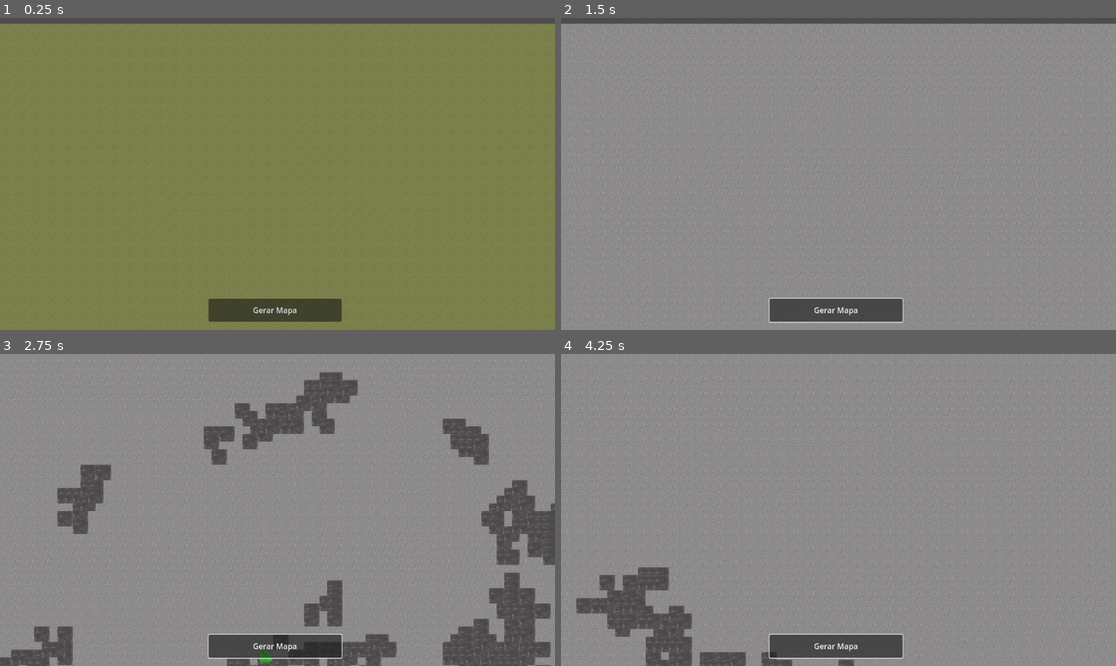
Above: before the commit, frames 1-4 (two rows, left to right).
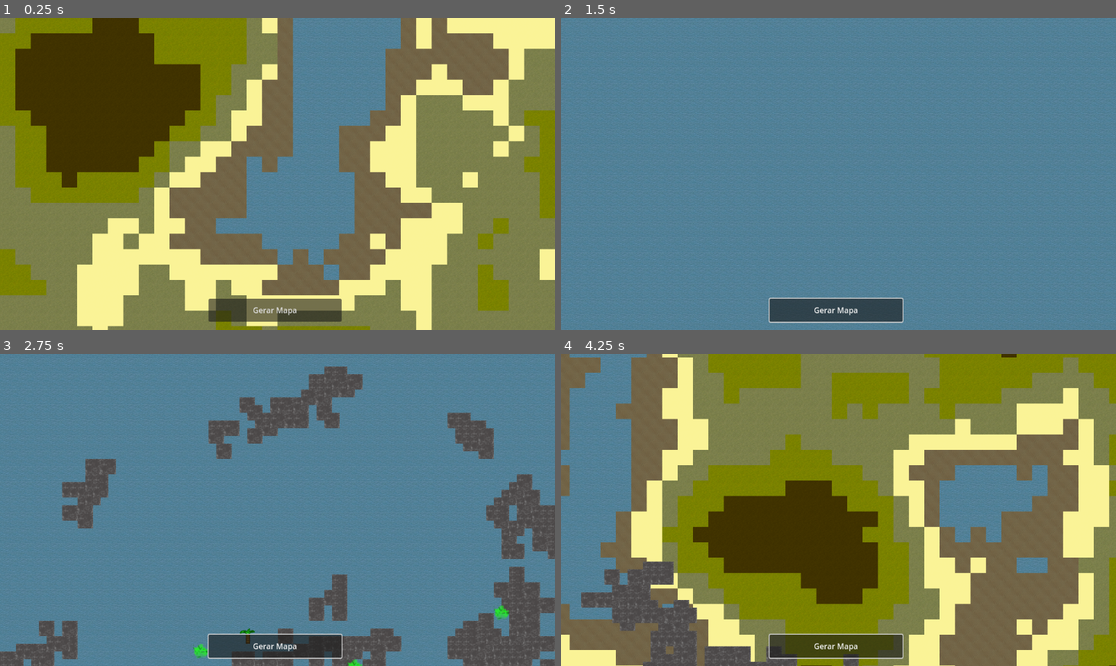
Above: after the commit, the same moments.

Repository: welltonsoaress/Project-RimWorld
Game: Godot game, scene res://Main.tscn
Two runs of this game, one before a commit and one after it. Both use one fixed random seed, a clock stepped at 60 frames per second and the inputs below.
Inputs (mouse positions are in pixels of both pictures, inside the frame that each line leads up to):
- Up to frame 1 (0.25 s): no input
- Up to frame 2 (1.5 s): click "Gerar Mapa" at 0.5 s; tap Enter (ui_accept) at 1.25 s; move the mouse to (960, 158) at 1.27 s; hold Right (ui_right) from 1.28 s (still down); hold Space (ui_select) from 1.28 s (still down); click (960, 158) at 1.42 s
- Up to frame 3 (2.75 s): tap Enter (ui_accept) at 1.52, 1.55, 1.82, 2.1, 2.27, 2.57 s; move the mouse to (166, 525) at 2.02 s; release Right (ui_right) at 2.03 s; release Space (ui_select) at 2.03 s; hold Down (ui_down) from 2.03 s (still down); tap Space (ui_select) at 2.3 s
- Up to frame 4 (4.25 s): move the mouse to (894, 441) at 2.77 s; release Down (ui_down) at 2.78 s; hold Right (ui_right) 2.78-3.53 s; hold Space (ui_select) 2.78-3.53 s; tap Enter (ui_accept) at 3.05, 3.77, 4.07 s; move the mouse to (810, 572) at 3.52 s; hold Up (ui_up) from 3.53 s (still down); tap Space (ui_select) at 3.6 s; click (810, 572) at 3.67 s

The runs differ from the first frame. In frame 1, 67% of the frame differs, in the area x 0-100%, y 0-100%; in frame 2, 99%; in frame 3, 89%; in frame 4, 97%.

Commit message:
terrainupdate2

Diff:
--- a/Main.gdshader
+++ b/Main.gdshader
@@ -82,11 +82,14 @@
 
     // Se a cor for inválida, usa uma cor padrão baseada no tileId
     if (color.a < 0.1) {
-        // Cores de fallback por ID (usando comparação aproximada de float)
+        // Cores de fallback por ID
         if (abs(tileId - 0.0) < 0.0001) color = vec4(0.2, 0.8, 0.2, 1.0); // Verde (grama)
-        else if (abs(tileId - 1.0) < 0.0001) color = vec4(0.6, 0.4, 0.2, 1.0); // Marrom (terra)
-        else if (abs(tileId - 2.0) < 0.0001) color = vec4(0.8, 0.8, 0.8, 1.0); // Cinza (pedra)
-        else if (abs(tileId - 3.0) < 0.0001) color = vec4(0.2, 0.2, 0.8, 1.0); // Azul (água)
+        else if (abs(tileId - 1.0) < 0.0001) color = vec4(0.1, 0.5, 0.1, 1.0); // Verde escuro (grama mais escura)
+        else if (abs(tileId - 2.0) < 0.0001) color = vec4(0.6, 0.4, 0.2, 1.0); // Marrom (terra)
+        else if (abs(tileId - 3.0) < 0.0001) color = vec4(0.8, 0.8, 0.8, 1.0); // Cinza (pedra)
+        else if (abs(tileId - 4.0) < 0.0001) color = vec4(0.2, 0.2, 0.8, 1.0); // Azul (água)
+        else if (abs(tileId - 5.0) < 0.0001) color = vec4(0.8, 0.6, 0.4, 1.0); // Marrom claro (areia de praia)
+        else if (abs(tileId - 6.0) < 0.0001) color = vec4(0.9, 0.8, 0.6, 1.0); // Bege (areia do deserto)
         else color = vec4(0.5, 0.5, 0.5, 1.0); // Cinza padrão
     }
 
--- a/Main.tscn
+++ b/Main.tscn
@@ -35,7 +35,25 @@
 2:1/0 = 0
 
 [sub_resource type="TileSet" id="TileSet_epypp"]
+tile_size = Vector2i(32, 32)
 sources/0 = SubResource("TileSetAtlasSource_trn2v")
+
+[sub_resource type="TileSetAtlasSource" id="TileSetAtlasSource_5vvyt"]
+resource_name = "TerrainTileSet"
+texture = ExtResource("11_j4qnp")
+texture_region_size = Vector2i(32, 32)
+use_texture_padding = false
+0:0/0 = 0
+1:0/0 = 0
+2:0/0 = 0
+0:1/0 = 0
+1:1/0 = 0
+2:1/0 = 0
+3:0/0 = 0
+
+[sub_resource type="TileSet" id="TileSet_c6i3y"]
+tile_size = Vector2i(32, 32)
+sources/0 = SubResource("TileSetAtlasSource_5vvyt")
 
 [sub_resource type="TileSetAtlasSource" id="TileSetAtlasSource_kdubu"]
 texture = ExtResource("3_lgr22")
@@ -78,15 +96,14 @@
 script = ExtResource("9_03owx")
 
 [node name="Terrain" type="TileMap" parent="."]
-position = Vector2(795, 765)
 tile_set = SubResource("TileSet_epypp")
+rendering_quadrant_size = 32
 format = 2
 
 [node name="TerrainMap" type="TileMapLayer" parent="Terrain"]
 use_parent_material = true
-position = Vector2(-797, -764)
 tile_map_data = PackedByteArray("AAAAAAAAAQACAAAAAAAAAAEAAQACAAEAAAAAAAIAAQACAAEAAAAAAAMAAQACAAEAAAAAAAQAAQACAAEAAAAAAA …(262064 unchanged characters)…
-tile_set = SubResource("TileSet_epypp")
+tile_set = SubResource("TileSet_c6i3y")
 script = ExtResource("2_3dxm6")
 
 [node name="Resource" type="TileMap" parent="."]
@@ -105,7 +122,8 @@
 script = ExtResource("5_03owx")
 
 [node name="Camera2D" type="Camera2D" parent="."]
-position = Vector2(586, 312)
+anchor_mode = 0
 script = ExtResource("7_lgr22")
+min_zoom = 0.1
 
 [connection signal="pressed" from="UI/GenerateButton" to="." method="_on_generate_button_pressed"]
--- a/layer1.gd
+++ b/layer1.gd
@@ -41,7 +41,8 @@
 	if not tile_set:
 		print("❌ TileSet não atribuído à camada!")
 		return
-	print("✅ TileMapLayer pronto: ", name)
+	# CORREÇÃO: Define a posição inicial como (0, 0)
+		print("✅ TileMapLayer pronto: ", name, " | Posição inicial: ", position)
 	if not Engine.is_editor_hint():
 		GenerateTerrain()
 
@@ -80,7 +81,7 @@
 	print("📊 Ruído configurado com semente: ", noise.seed)
 
 	clear()
-	var image = Image.create(mapWidth, mapHeight, false, Image.FORMAT_RGB8)
+	var image = Image.create(mapWidth, mapHeight, true, Image.FORMAT_RGB8)
 
 	for x in range(mapWidth):
 		for y in range(mapHeight):
@@ -93,34 +94,38 @@
 				var dist = sqrt(dx * dx + dy * dy)
 				height *= clamp(1.0 - dist, 0.0, 1.0)
 
-			var atlas_coord = Vector2i(0, 1)  # Água
-			var tile_id = 0
+			var atlas_coord = Vector2i(0, 1)  # Água por padrão
+			var tile_id = 4  # Água (índice 4 no atlas)
 
 			if height < oceanThreshold:
-				atlas_coord = Vector2i(0, 1)
+				atlas_coord = Vector2i(0, 1)  # Água
+				tile_id = 4
+			elif height < beachThreshold:
+				atlas_coord = Vector2i(1, 1)  # Areia de praia
+				tile_id = 5
+			elif height < desertThreshold:
+				atlas_coord = Vector2i(2, 1)  # Areia do deserto
+				tile_id = 6
+			elif height < grassThreshold:
+				atlas_coord = Vector2i(0, 0)  # Grama
+				tile_id = 0
+			elif height < darkGrassThreshold:
+				atlas_coord = Vector2i(1, 0)  # Grama escura
+				tile_id = 1
+			elif height < mountainThreshold:
+				atlas_coord = Vector2i(2, 0)  # Terra
+				tile_id = 2
+			else:
+				atlas_coord = Vector2i(3, 0)  # Pedra
 				tile_id = 3
-			elif height < beachThreshold:
-				atlas_coord = Vector2i(1, 1)
-				tile_id = 1
-			elif height < desertThreshold:
-				atlas_coord = Vector2i(2, 1)
-				tile_id = 7
-			elif height < grassThreshold:
-				atlas_coord = Vector2i(2, 0)
-				tile_id = 4
-			elif height < darkGrassThreshold:
-				atlas_coord = Vector2i(0, 0)
-				tile_id = 0
-			elif height < mountainThreshold:
-				atlas_coord = Vector2i(1, 0)
-				tile_id = 5
-			else:
-				atlas_coord = Vector2i(3, 0)
-				tile_id = 2
-
-			set_cell(Vector2i(x, y), 1, atlas_coord)
+			set_cell(Vector2i(x, y), 0, atlas_coord)
 			image.set_pixel(x, y, Color(float(tile_id) / 7.0, 0, 0))
 
+	 # CORREÇÃO: Garante a posição (0, 0)
+	position = Vector2(0, 0)
+	print("🔄 TerrainMap posicionado em: ", position)
+
+	visible = true  # Garante que o TileMapLayer seja invisível
 	var dir = DirAccess.open("res://")
 	if dir and dir.file_exists("res://mapData.png"):
 		dir.remove("res://mapData.png")
--- a/main.gd
+++ b/main.gd
@@ -141,9 +141,8 @@
 	# Verifica shader
 	var shader_sprite = get_node_or_null("ShaderTerrain")
 	if shader_sprite:
-		var material = shader_sprite.material
-		if material and material is ShaderMaterial:
-			var shader_mat = material as ShaderMaterial
+		var shader_mat = shader_sprite.material
+		if shader_mat and material is ShaderMaterial:
 			print("✅ ShaderMaterial encontrado")
 			print("  - Shader: ", shader_mat.shader != null)
 			print("  - textureAtlas: ", shader_mat.get_shader_parameter("textureAtlas") != null)
@@ -164,6 +163,12 @@
 		print("  - Scale: ", terrain.scale)
 		if terrain.tile_set:
 			print("  - TileSet configurado: ", terrain.tile_set != null)
+			var tile_source = terrain.tile_set.get_source(0) if terrain.tile_set.get_source_count() > 0 else null
+			if tile_source and tile_source is TileSetAtlasSource:
+				var atlas_source = tile_source as TileSetAtlasSource
+				print("  - Tile size (TileSet): ", atlas_source.texture_region_size)
+			else:
+						print("  - TileSet NÃO configurado!")
 
 	print("=== FIM DEBUG ===\n")
 
--- a/shader_terrain.gd
+++ b/shader_terrain.gd
@@ -10,6 +10,12 @@
 
 func _ready():
 	if not Engine.is_editor_hint():
+		# Garante que o material seja inicializado
+		if not material or not material is ShaderMaterial:
+			material = ShaderMaterial.new()
+			print("✅ Novo ShaderMaterial criado")
+		# Sincroniza com TileMapLayer antes de configurar o shader
+		sync_with_tilemaps()
 		setup_shader_material()
 		# Aguarda a geração do terreno antes de atualizar
 		await get_tree().create_timer(0.1).timeout
@@ -76,7 +82,7 @@
 
 	print("🎨 mapData atualizado no shader")
 
-	# CORREÇÃO PRINCIPAL: Ajusta posição e escala corretamente
+	# CORREÇÃO: Ajusta posição e escala corretamente
 	setup_sprite_transform()
 
 	queue_redraw()
@@ -98,12 +104,8 @@
 		float(map_pixel_height) / texture.get_height()
 	)
 
-	# CORREÇÃO CRÍTICA: Posiciona o sprite para começar em (0,0) como os TileMapLayers
-	# Por padrão, Sprite2D é centralizado, então precisamos ajustar
-	position = Vector2(
-		map_pixel_width * 0.5,  # Metade da largura
-		map_pixel_height * 0.5  # Metade da altura
-	)
+	# CORREÇÃO: Posiciona o sprite com origem em (0,0) para alinhar com TileMapLayer
+	position = Vector2(0, 0)
 
 	print("🔄 Sprite configurado:")
 	print("  - Escala: ", scale)
@@ -127,30 +129,31 @@
 	print("❌ Criando mapData de fallback")
 	image = Image.create(map_width, map_height, false, Image.FORMAT_RGB8)
 
-	# Preenche com padrão de teste (água = tile 3)
+	# Preenche com o tile de água (tile 4, 0,1)
 	for x in range(map_width):
 		for y in range(map_height):
-			image.set_pixel(x, y, Color(3.0/7.0, 0, 0)) # Tile ID 0,1 (água)
+			image.set_pixel(x, y, Color(4.0/7.0, 0, 0))  # Tile ID 4 (água)
 
 	return image
 
-# Função para sincronizar com TileMapLayers
 func sync_with_tilemaps():
-	# Busca por TileMapLayers para sincronizar configurações
 	var terrain_map = get_node_or_null("/root/Main/Terrain/TerrainMap")
 	if terrain_map and terrain_map is TileMapLayer:
 		var tilemap_layer = terrain_map as TileMapLayer
 
 		# Verifica se há tile_set configurado
-		if tilemap_layer.tile_set:
-			var tile_set = tilemap_layer.tile_set
-			# Pega o tamanho real dos tiles do TileSet
-			var tile_source = tile_set.get_source(0) if tile_set.get_source_count() > 0 else null
-			if tile_source and tile_source is TileSetAtlasSource:
-				var atlas_source = tile_source as TileSetAtlasSource
-				var tile_size_from_tileset = atlas_source.texture_region_size
+		if not tilemap_layer.tile_set:
+			print("❌ TileSet não atribuído ao TerrainMap!")
+			return
 
-				if tile_size_from_tileset.x > 0:
+		var tile_set = tilemap_layer.tile_set
+		var tile_source = tile_set.get_source(0) if tile_set.get_source_count() > 0 else null
+		if tile_source and tile_source is TileSetAtlasSource:
+			var atlas_source = tile_source as TileSetAtlasSource
+			var tile_size_from_tileset = atlas_source.texture_region_size
+
+			if tile_size_from_tileset.x > 0:
+				if tile_size != int(tile_size_from_tileset.x):
 					tile_size = int(tile_size_from_tileset.x)
 					print("🔄 Tile size sincronizado com TileSet: ", tile_size)
 
@@ -161,7 +164,17 @@
 					# Reconfigura o sprite
 					setup_sprite_transform()
 
-# Função de debug para verificar parâmetros do shader
+			# Sincroniza map_width e map_height
+			if terrain_map.mapWidth != map_width or terrain_map.mapHeight != map_height:
+				map_width = terrain_map.mapWidth
+				map_height = terrain_map.mapHeight
+				if material_instance:
+					material_instance.set_shader_parameter("mapTilesCountX", float(map_width))
+					material_instance.set_shader_parameter("mapTilesCountY", float(map_height))
+				print("🔄 Map size sincronizado: ", map_width, "x", map_height)
+	else:
+		print("❌ TerrainMap não encontrado para sincronização!")
+
 func debug_shader_parameters():
 	if not material_instance:
 		print("❌ Sem material para debug")
@@ -176,7 +189,6 @@
 	print("  - Sprite scale: ", scale)
 	print("  - Sprite position: ", position)
 
-# Chama debug após updates (útil para testar)
 func _input(event):
 	if event.is_action_pressed("ui_accept"): # Enter
 		debug_shader_parameters()
Not shown: 1 places in Main.tscn that only renumber resources
Binary file changed: mapData.png
